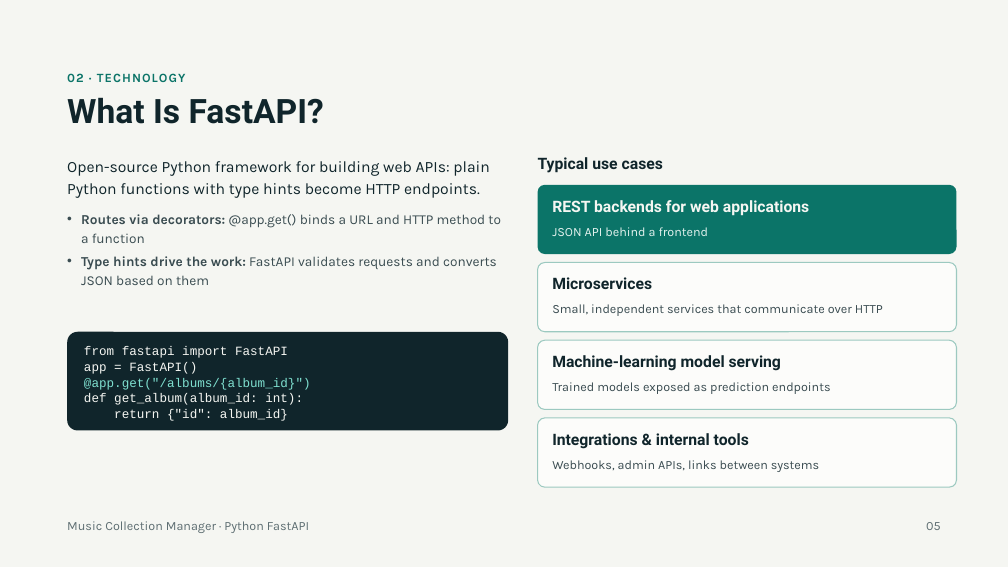
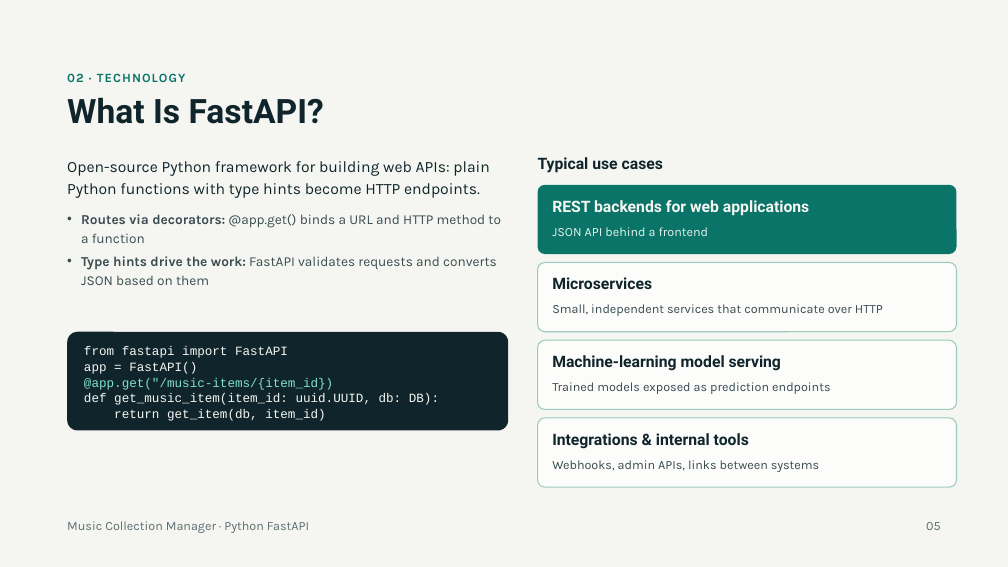
Before and after one commit to nicowally/Service_Engineering, a slide deck: slide 5 of Music_Collection_Manager_FastAPI_Backend_EN.pptx. Drawn at 1008x567 pixels with LibreOffice and Linux fonts; fonts in the diff are those of the drawing. Boxes give left, top, right and bottom in pixels: in the first picture for what was removed or moved away, otherwise in the second. Text is boxed around its words. In the diff, an @@ line names an element or a change of style, - is before the commit and + after.

```diff
--- a/Music_Collection_Manager_FastAPI_Backend_EN.pptx
+++ b/Music_Collection_Manager_FastAPI_Backend_EN.pptx
@@ text at [84,378,439,421]: text changed @@
-@app.get("/albums/{album_id}")
-def get_album(album_id: int):
-return {"id": album_id}
+@app.get("/music-items/{item_id})
+def get_music_item(item_id: uuid.UUID, db: DB):
+return get_item(db, item_id)
```
Also in this commit, not shown: 12 other slides changed.
